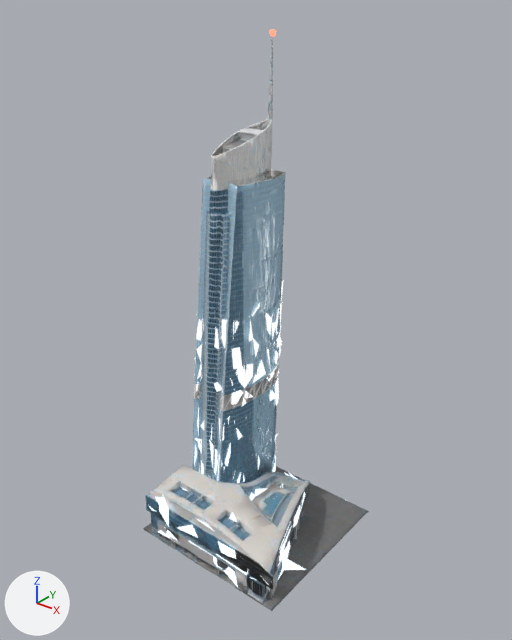
What one commit did to the glTF model assets/heavy/sky/bluespire.glb.
The view is the same before and after, from a 50 mm lens placed at (73.4, -92.3, 104.7), pointed at (0.1, -0.7, 47.9). Every picture has the same lights, and +X, +Y and +Z are marked at lower left. The first picture is the older version. Where no turn or scale is listed for an object, it has been applied to the vertices.

Objects in the first picture: 'Accent', 'Body'.
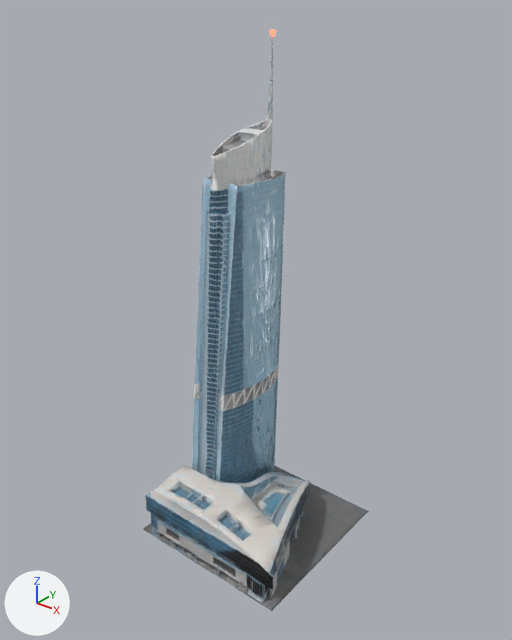
Location of each change, [x1, y1, x2, y2] in pixels of the pictures (512 x 640 px):
'Accent', deleted
    before: [148, 280, 347, 587]

Edits to the bpy script that builds the scene:
```text
Remove ob_accent:
    ob_accent = bpy.data.objects.new('Accent', me_accent)
    ob_accent.location = (0.4, -0.8, 25.3)
```
